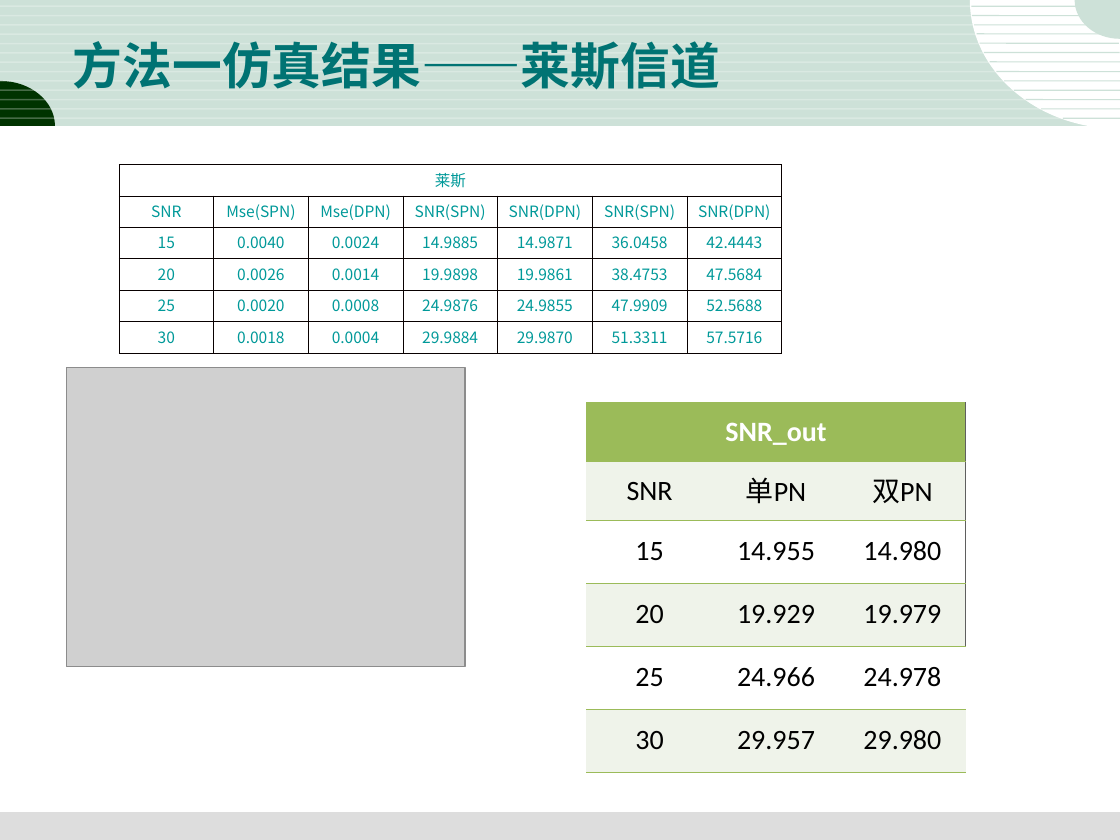
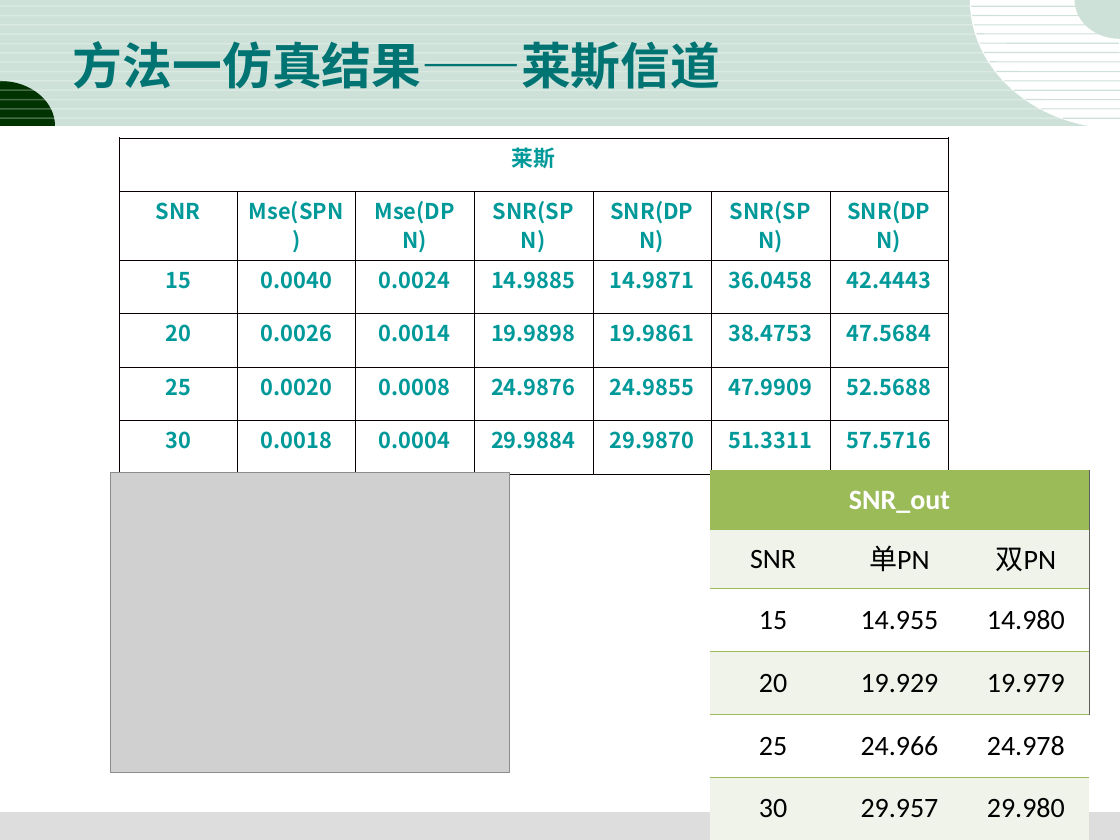
Before and after one commit to dandanJing/DTMB2.0, a slide deck: slide 12 of 3-18.DTMB2.0报告结果.ppt. Drawn at 1120x840 pixels with LibreOffice and Linux fonts; fonts in the diff are those of the drawing; grey boxes stand for pictures. Boxes give left, top, right and bottom in pixels: in the first picture for what was removed or moved away, otherwise in the second. Text is boxed around its words. In the diff, an @@ line names an element or a change of style, - is before the commit and + after.

```diff
--- a/3-18.DTMB2.0报告结果.ppt
+++ b/3-18.DTMB2.0报告结果.ppt
@@ table at (119, 138, 950, 464) @@
@@ size 10 to 14 pt, bold on @@
@@ table: place and size @@
-table at (119, 165, 783, 348)
+table at (119, 138, 950, 464)
@@ picture: place and size @@
-picture at (66, 367, 465, 668)
+picture at (110, 473, 508, 773)
@@ table: place and size @@
-table at (587, 402, 967, 772)
+table at (710, 470, 1090, 840)
```
Also in this commit, not shown: 9 other slides changed, 3 slides added, 4 other files.
